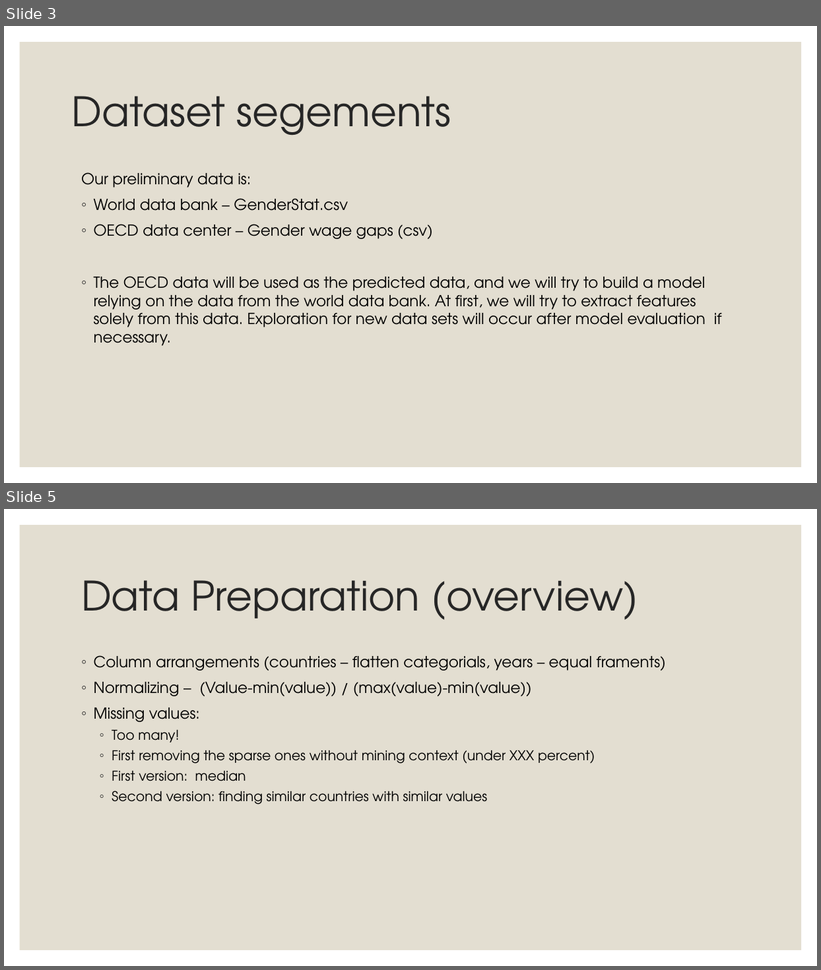
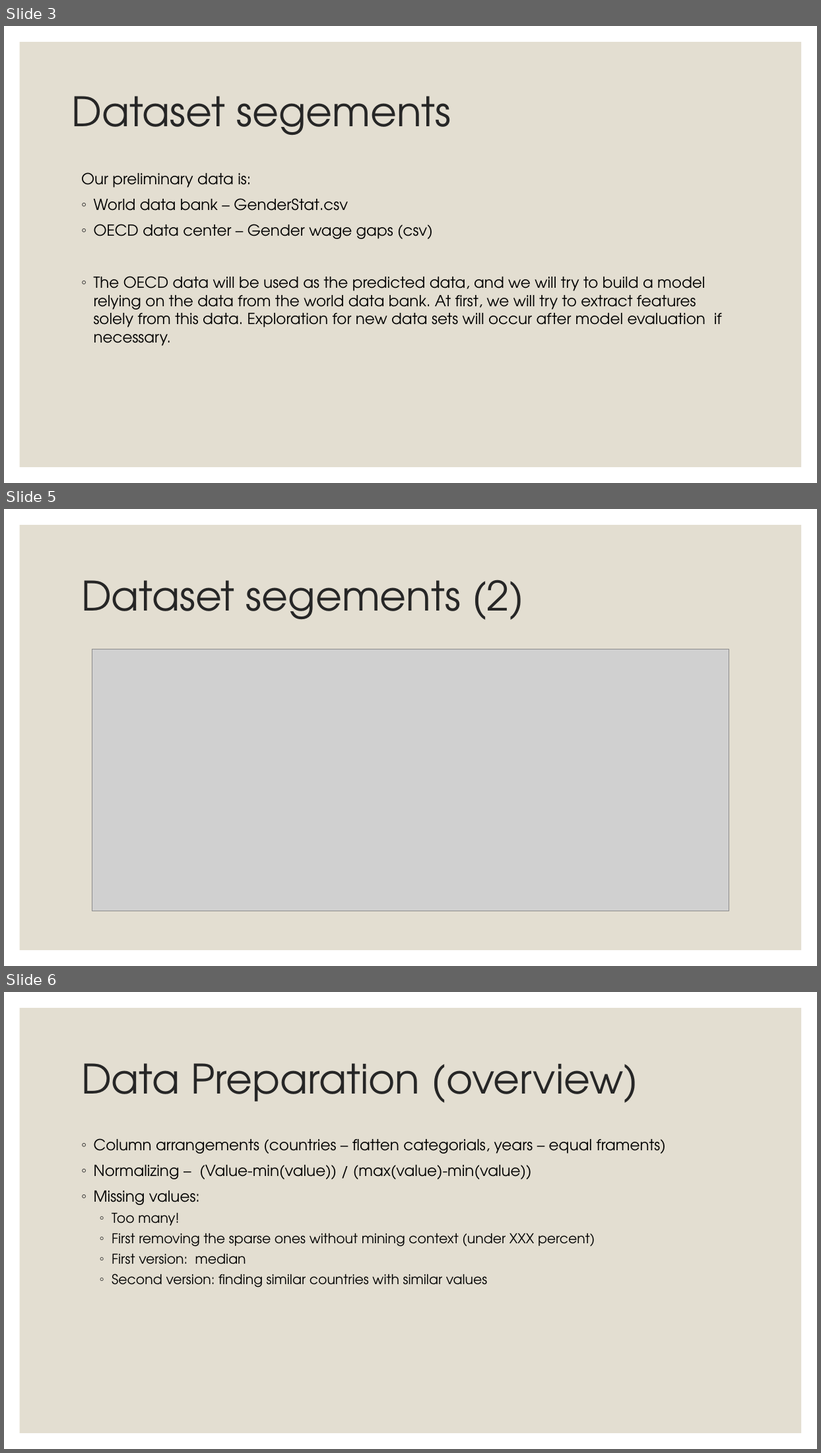
Before and after one commit to EylonSaadon/DataScienceWorkShop, a slide deck: Sallary gap predictionfrom Project Demo.pptx. Shown one above the other, each under a label of ours: slides 3 and 5 before the commit, slides 3, 5 and 6 after it; the slides between them are not shown. The pictures are 821x970 and 821x1453 pixels, drawn with LibreOffice and Linux fonts; fonts in the diff are those of the drawing; grey boxes stand for pictures. Boxes give left, top, right and bottom in pixels: in the first picture for what was removed or moved away, otherwise in the second. Text is boxed around its words. In the diff, an @@ line names an element or a change of style, - is before the commit and + after.

```diff
--- a/Sallary gap predictionfrom Project Demo.pptx
+++ b/Sallary gap predictionfrom Project Demo.pptx
@@ slide 5 added at [4,509,817,966], background #FFFFFF; not listed: 1 template element that a slide beside it also shows @@
@@ title added at [81,580,524,620], 48 pt, text #262626 @@
+Dataset segements (2)
@@ picture added at [92,650,729,912] @@
@@ what was slide 5 is now slide 6 @@
```
Also in this commit, not shown: 1 slide changed, 1 other slide added.
